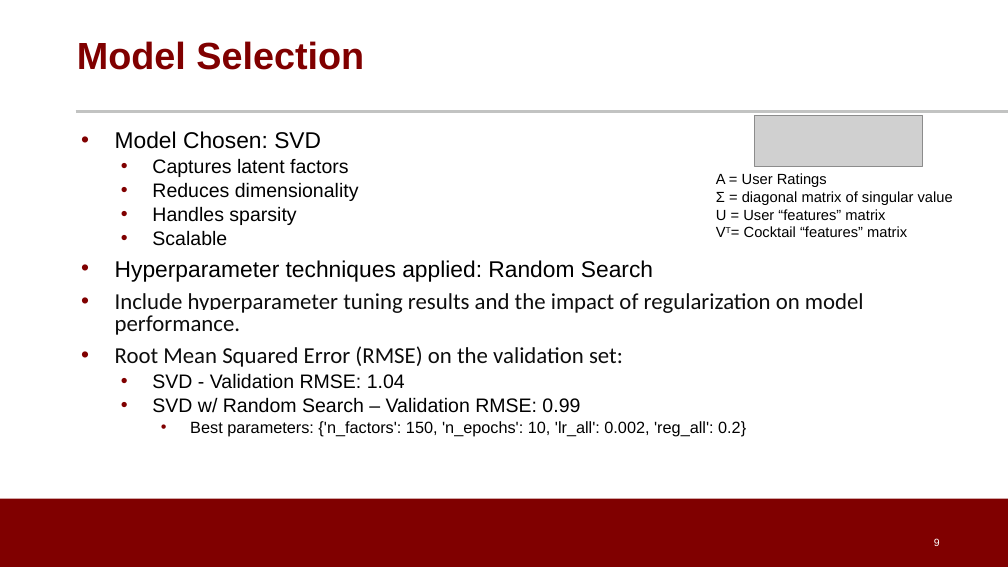
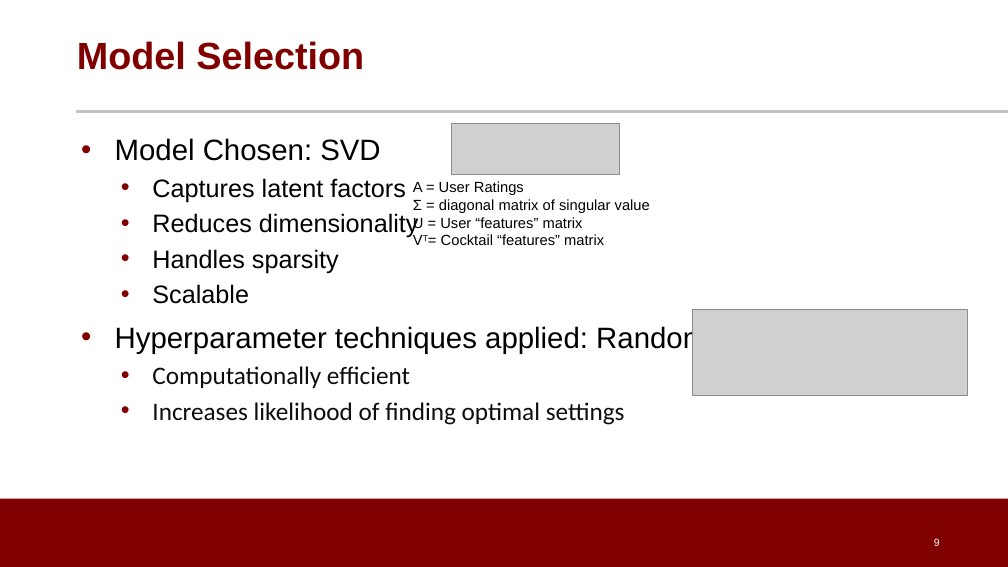
Before and after one commit to dpatel77/CocktailRecommenderSystem, a slide deck: slide 9 of ML_Final.pptx. Drawn at 1008x567 pixels with LibreOffice and Linux fonts; fonts in the diff are those of the drawing; grey boxes stand for pictures; background and template pictures are left out. Boxes give left, top, right and bottom in pixels: in the first picture for what was removed or moved away, otherwise in the second. Text is boxed around its words. In the diff, an @@ line names an element or a change of style, - is before the commit and + after.

```diff
--- a/ML_Final.pptx
+++ b/ML_Final.pptx
@@ text at box(115, 138, 707, 354): size 21.7 to 28 pt in "Model Chosen: SVD", "Hyperparameter techniques applied: Random Search"; size 18.6 to 24 pt in "Captures latent factors", "Reduces dimensionality", "Handles sparsity", "Scalable"; line spacing 0.8 to 1 @@
@@ picture: place and size @@
-picture at box(755, 115, 923, 166)
+picture at box(452, 123, 620, 175)
@@ text "A = User Ratings Σ ...": place and size @@
-text "A = User Ratings Σ ..." at box(716, 173, 953, 237)
+text "A = User Ratings Σ ..." at box(413, 181, 650, 245)
@@ picture added at box(693, 309, 967, 395) @@
@@ text at box(152, 366, 625, 425): text changed; size 21.7 to 24 pt; font Arial to Calibri; text colour #000000 to #0D0D0D @@
-• Include hyperparameter tuning results and the impact of regularization on model performance.
-• Root Mean Squared Error (RMSE) on the validation set:
-  • SVD - Validation RMSE: 1.04
-  • SVD w/ Random Search – Validation RMSE: 0.99
-    • Best parameters: {'n_factors': 150, 'n_epochs': 10, 'lr_all': 0.002, 'reg_all': 0.2}
+  • Computationally efficient
+  • Increases likelihood of finding optimal settings
```
Also in this commit, not shown: 2 other slides changed, 1 slide added.
